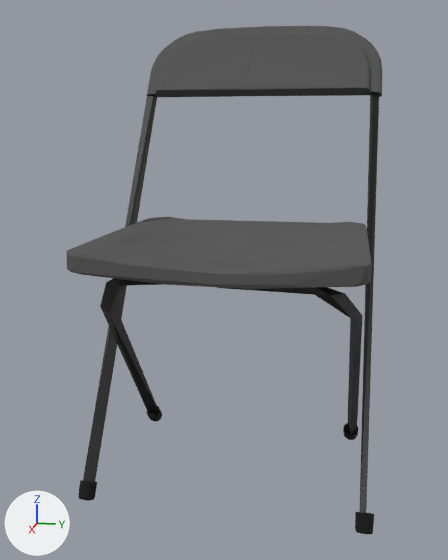
A saved change to the glTF model levelfun/assets/models/chair.glb.
One viewpoint serves both versions: a 50 mm camera at (1.185, 0.199, 0.68) aimed at (0.022, -0.033, 0.389). Arrows for +X, +Y and +Z are at lower left; the lights stay in place. The older version comes first. Where no turn or scale is listed for an object, it has been applied to the vertices. Vertices at exactly the same position are counted once.

Script lines for the objects in view, before the commit:
```python
me_object_1 = bpy.data.meshes.new('Object_1')
me_object_1.from_pydata(...)  # 523 vertices, 1148 faces; spans x -0.372..0.245, y -0.258..0.258, z 0.443..0.896
me_object_1.materials.append(mat_seat_001)  # dark grey #555555
me_object_12 = bpy.data.meshes.new('Object_12')
me_object_12.from_pydata(...)  # 221 vertices, 426 faces; spans x -0.198..0.18, y -0.267..0.267, z -0.003..0.043
me_object_12.materials.append(mat_rubber_buds_001)  # black #000000
me_object_7 = bpy.data.meshes.new('Object_7')
me_object_7.from_pydata(...)  # 302 vertices, 846 faces; spans x -0.371..0.186, y -0.261..0.255, z 0.004..0.896
me_object_7.materials.append(mat_chair_frame_001)  # black #000000
ob_object_14 = bpy.data.objects.new('Object_14', me_object_12)
ob_object_14.location = (0.063, 0.0, 0.004)
ob_object_3 = bpy.data.objects.new('Object_3', me_object_1)
ob_object_3.location = (0.063, 0.0, 0.004)
ob_object_9 = bpy.data.objects.new('Object_9', me_object_7)
ob_object_9.location = (0.063, 0.0, 0.004)
```
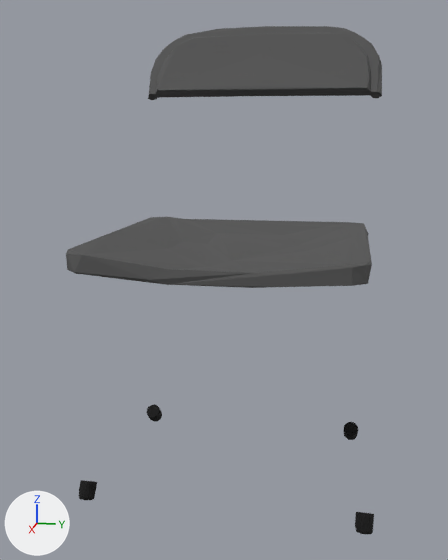
What differs and where, as boxes (x1, y1, x2, y2) in the pictures (448 x 560 px):
'Object_9', reshaped (not visible afterwards)
    before: (83, 36, 379, 513)
part 1 of me_object_7, deleted
    before: (217, 287, 363, 439)
part 2 of me_object_7, deleted (black)
    before: (100, 278, 164, 412)
part 3 of me_object_7, cut back
    before: (83, 92, 379, 513)

The change in detail:
me_object_7 is used by ob_object_9; location (0.063, 0.0, 0.004).
me_object_7 had 302 vertices, 846 faces and spanned x -0.371..0.186, y -0.261..0.255, z 0.004..0.896.
me_object_7 now has 259 vertices, 768 faces and spans x -0.371..-0.347, y -0.207..0.173, z 0.87..0.896.
me_object_7 part 1: the loose piece of 13 vertices spanning x -0.187..0.18, y 0.0..0.241, z 0.004..0.45 is deleted.
me_object_7 part 2: the loose piece of 13 vertices spanning x -0.189..0.186, y -0.241..0.0, z 0.012..0.452 is deleted.
me_object_7 part 3: 1 vertex moved within x -0.363, y 0.0, z 0.872; 19 vertices removed from x -0.366..0.172, y -0.261..0.255, z 0.009..0.892; 2 vertices added at x -0.362..-0.347, y -0.207..0.173, z 0.87..0.88.
